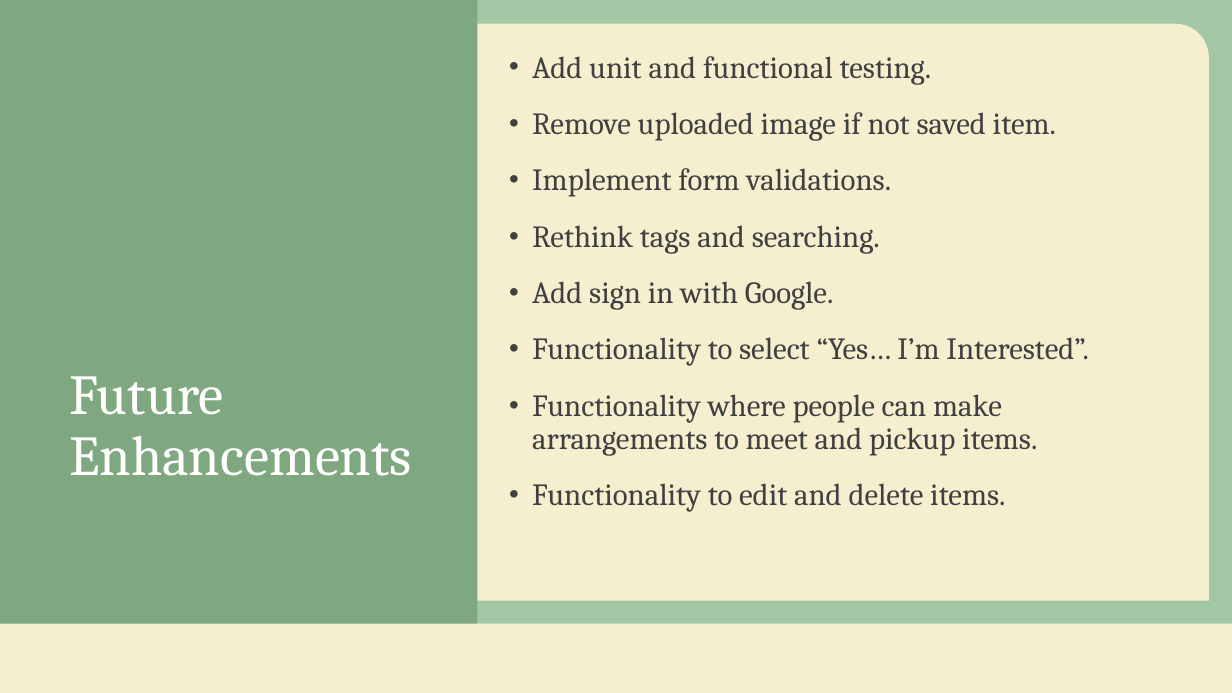
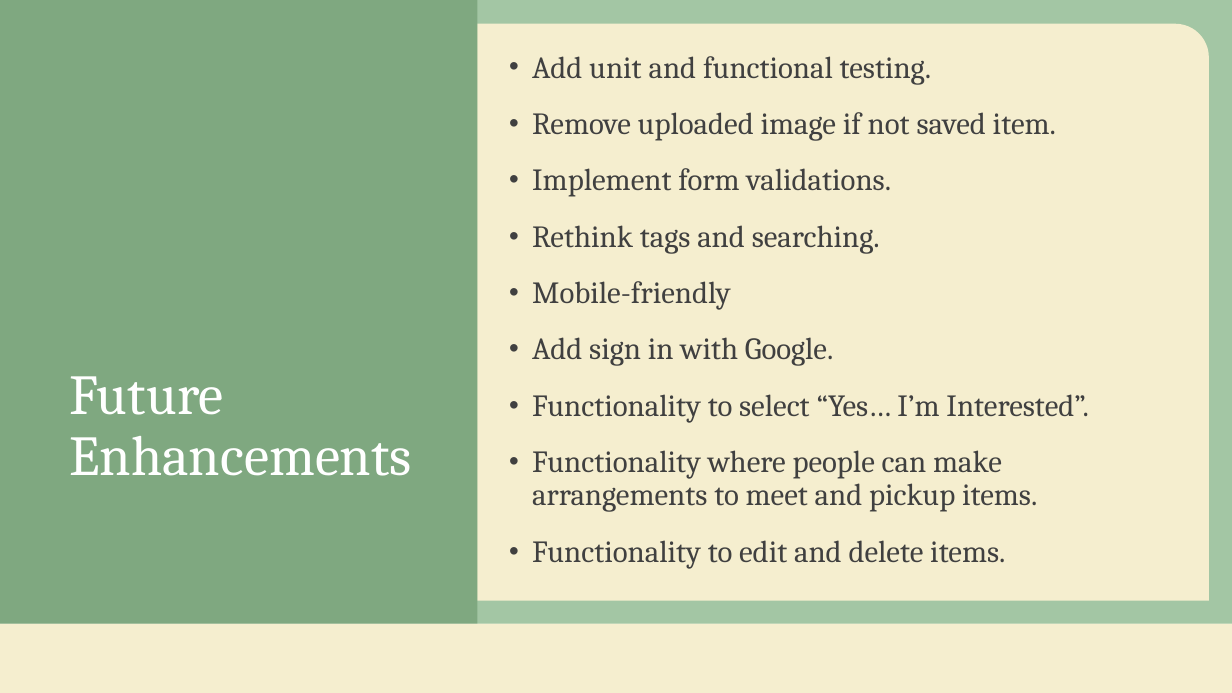
Before and after one commit to ihassin/quality-donations-here, a slide deck: slide 5 of presentation/Presentation.pptx. Drawn at 1232x693 pixels with LibreOffice and Linux fonts; fonts in the diff are those of the drawing; background and template pictures are left out. Boxes give left, top, right and bottom in pixels: in the first picture for what was removed or moved away, otherwise in the second. Text is boxed around its words. In the diff, an @@ line names an element or a change of style, - is before the commit and + after.

```diff
--- a/presentation/Presentation.pptx
+++ b/presentation/Presentation.pptx
@@ text at [532,281,731,310]: paragraph added @@
+• Mobile-friendly
```
Also in this commit, not shown: 5 other files.
